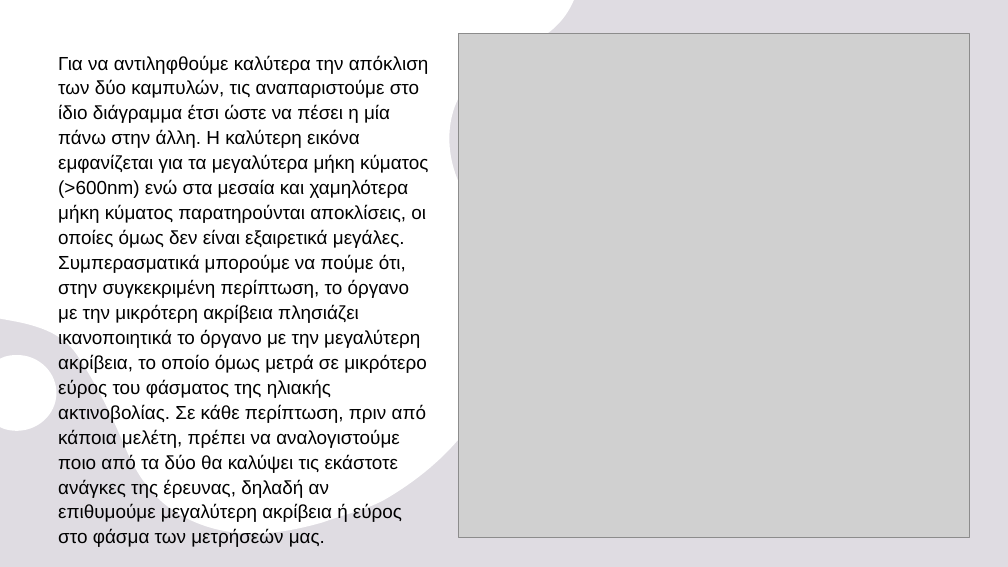
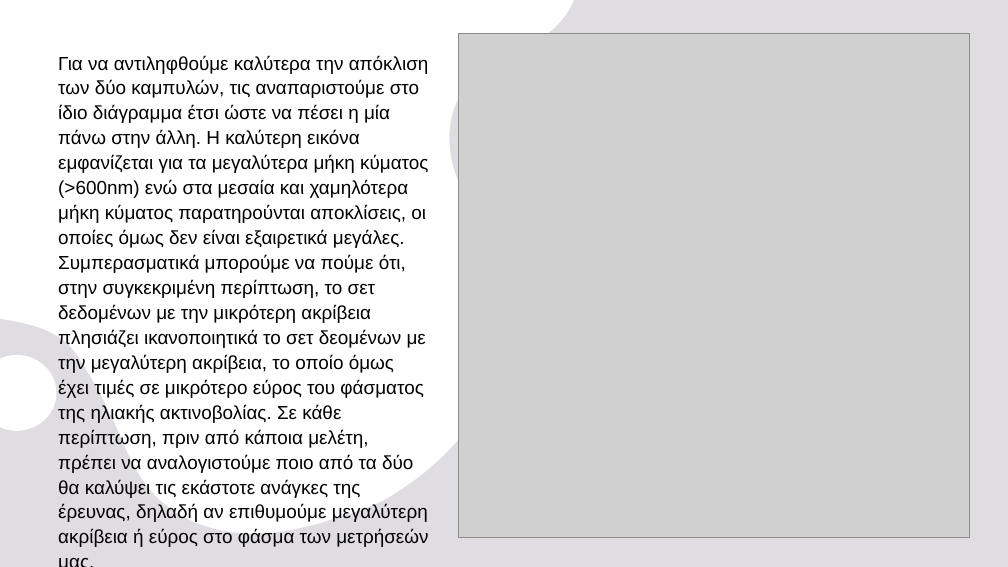
Before and after one commit to nadezsha/MSc---Applied-Meteorology-and-Environmental-Physics, a slide deck: slide 20 of Radiation and Atmosphere Interaction/Report 0/ΕργασίαΜηδέν.pptx (slide 14 before the commit). Drawn at 1008x567 pixels with LibreOffice and Linux fonts; fonts in the diff are those of the drawing; grey boxes stand for pictures. Boxes give left, top, right and bottom in pixels: in the first picture for what was removed or moved away, otherwise in the second. Text is boxed around its words. In the diff, an @@ line names an element or a change of style, - is before the commit and + after.

```diff
--- a/Radiation and Atmosphere Interaction/Report 0/ΕργασίαΜηδέν.pptx
+++ b/Radiation and Atmosphere Interaction/Report 0/ΕργασίαΜηδέν.pptx
@@ text at bbox=[58, 55, 429, 547]: text changed @@
-Για να αντιληφθούμε καλύτερα την απόκλιση των δύο καμπυλών, τις αναπαριστούμε στο ίδιο διάγραμμα έτσι ώστε να πέσει η μία πάνω στην άλλη. Η καλύτερη εικόνα εμφανίζεται για τα μεγαλύτερα μήκη κύματος (>600nm) ενώ στα μεσαία και χαμηλότερα μήκη κύματος παρατηρούνται αποκλίσεις, οι οποίες όμως δεν είναι εξαιρετικά μεγάλες. Συμπερασματικά μπορούμε να πούμε ότι, στην συγκεκριμένη περίπτωση, το όργανο με την μικρότερη ακρίβεια πλησιάζει ικανοποιητικά το όργανο με την μεγαλύτερη ακρίβεια, το οποίο όμως μετρά σε μικρότερο εύρος του φάσματος της ηλιακής ακτινοβολίας. Σε κάθε περίπτωση, πριν από κάποια μελέτη, πρέπει να αναλογιστούμε ποιο από τα δύο θα καλύψει τις εκάστοτε ανάγκες της έρευνας, δηλαδή αν επιθυμούμε μεγαλύτερη ακρίβεια ή εύρος στο φάσμα των μετρήσεών μας.
+Για να αντιληφθούμε καλύτερα την απόκλιση των δύο καμπυλών, τις αναπαριστούμε στο ίδιο διάγραμμα έτσι ώστε να πέσει η μία πάνω στην άλλη. Η καλύτερη εικόνα εμφανίζεται για τα μεγαλύτερα μήκη κύματος (>600nm) ενώ στα μεσαία και χαμηλότερα μήκη κύματος παρατηρούνται αποκλίσεις, οι οποίες όμως δεν είναι εξαιρετικά μεγάλες. Συμπερασματικά μπορούμε να πούμε ότι, στην συγκεκριμένη περίπτωση, το σετ δεδομένων με την μικρότερη ακρίβεια πλησιάζει ικανοποιητικά το σετ δεομένων με την μεγαλύτερη ακρίβεια, το οποίο όμως έχει τιμές σε μικρότερο εύρος του φάσματος της ηλιακής ακτινοβολίας. Σε κάθε περίπτωση, πριν από κάποια μελέτη, πρέπει να αναλογιστούμε ποιο από τα δύο θα καλύψει τις εκάστοτε ανάγκες της έρευνας, δηλαδή αν επιθυμούμε μεγαλύτερη ακρίβεια ή εύρος στο φάσμα των μετρήσεών μας.
```
Also in this commit, not shown: 10 other slides changed, 6 slides added.
